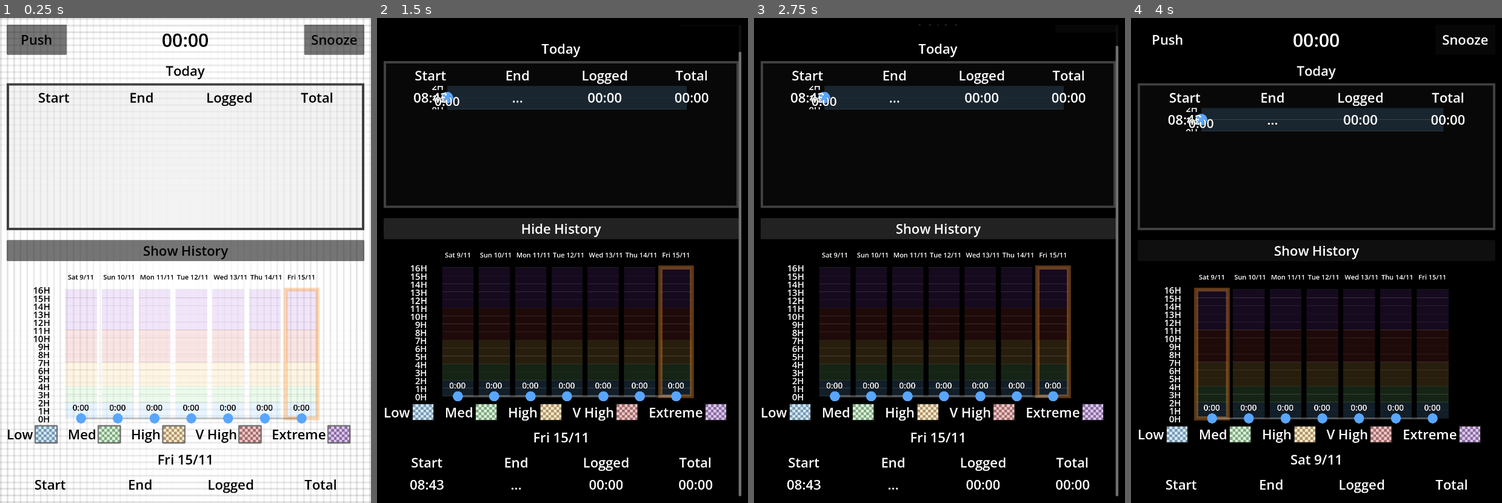
Above: before the commit, frames 1-4 (left to right).
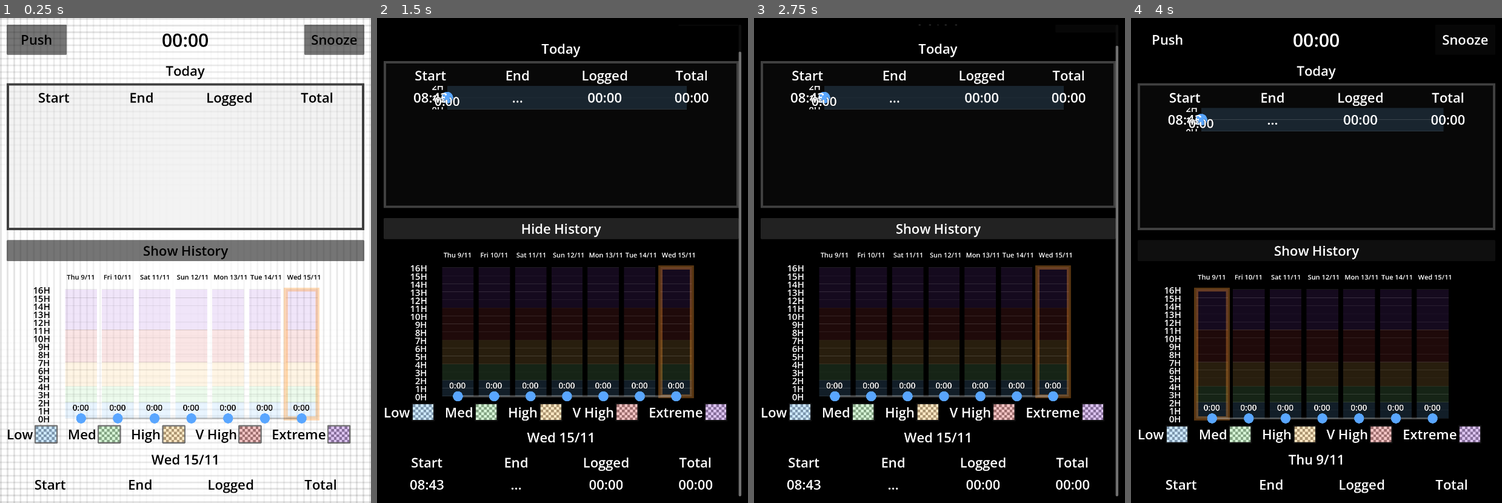
Above: after the commit, the same moments.

Repository: pirosod/productivity-push-timer
Game: Godot game, scene res://scenes/main.tscn
Same seed, same stepped clock (60 frames per second), same inputs: the game is played once before the commit and once after it.
Inputs (mouse positions are in pixels of both pictures, inside the frame that each line leads up to):
- Up to frame 1 (0.25 s): no input
- Up to frame 2 (1.5 s): click "Push" at 0.5 s; click "Show History" at 1.25 s
- Up to frame 3 (2.75 s): click "Hide History" at 2 s
- Up to frame 4 (4 s): click (1212, 255) at 2.75 s, where only the run before the commit has a clickable "Sat 9/11"; click (1212, 275) at 3.5 s, where only the run before the commit has a clickable "Sat 9/11"

The runs differ from the first frame. In frame 1, 0.5% of the frame differs, in the area x 17-87%, y 52-93%; in frame 2, 0.5%; in frame 3, 0.5%; in frame 4, 0.5%.

Commit message:
v0.21
Co-authored-by: Cursor <cursoragent@cursor.com>

Diff:
--- a/scripts/productivity_data.gd
+++ b/scripts/productivity_data.gd
@@ -2,7 +2,7 @@
 
 const DATA_FOLDER_NAME := "Productivity data"
 const DATA_FILE_NAME := "productivity.json"
-const VERSION := 1
+const VERSION := 2
 const DEFAULT_WINDOW_WIDTH := 1110
 const DEFAULT_WINDOW_HEIGHT := 1450
 const LEGACY_WINDOW_WIDTH := 950
@@ -331,6 +331,7 @@
 	if typeof(parsed) != TYPE_DICTIONARY:
 		return
 	_apply_loaded_data(parsed)
+	_migrate_datetime_year_bug()
 
 
 func save_data() -> void:
@@ -411,6 +412,39 @@
 	_dirty = true
 
 
+func _migrate_datetime_year_bug() -> void:
+	if bool(_settings_get("datetime_year_bug_fixed", false)):
+		return
+	var migrated_sessions: Dictionary = {}
+	for day_key in _sessions.keys():
+		var corrected_key := TimeUtils.correct_day_key_year_offset(str(day_key))
+		if not migrated_sessions.has(corrected_key):
+			migrated_sessions[corrected_key] = []
+		for session in _sessions[day_key]:
+			var fixed_session: Dictionary = (session as Dictionary).duplicate()
+			fixed_session["start"] = TimeUtils.correct_iso_year_offset(str(session.get("start", "")))
+			fixed_session["end"] = TimeUtils.correct_iso_year_offset(str(session.get("end", "")))
+			migrated_sessions[corrected_key].append(fixed_session)
+	_sessions = migrated_sessions
+	_daily_totals.clear()
+	for day_key in _sessions.keys():
+		var day_sessions: Array = _sessions[day_key]
+		day_sessions.sort_custom(func(a: Dictionary, b: Dictionary) -> bool:
+			return TimeUtils.unix_from_iso(str(a.get("start", ""))) < TimeUtils.unix_from_iso(
+				str(b.get("start", ""))
+			)
+		)
+		_sessions[day_key] = day_sessions
+		_recompute_day_totals(str(day_key))
+	if not _last_productivity_day_key.is_empty():
+		_last_productivity_day_key = TimeUtils.correct_day_key_year_offset(_last_productivity_day_key)
+	_last_productivity_day_key = TimeUtils.get_productivity_day_key_now()
+	_settings_set("last_productivity_day_key", _last_productivity_day_key)
+	_settings_set("datetime_year_bug_fixed", true)
+	_mark_dirty()
+	save_data()
+
+
 func _add_session_segment(segment: Dictionary) -> void:
 	var day_key: String = segment.get("day_key", "")
 	if day_key.is_empty():
--- a/scripts/time_utils.gd
+++ b/scripts/time_utils.gd
@@ -243,7 +243,7 @@
 	var mp: int = idiv(5 * doy + 2, 153)
 	var d: int = doy - idiv(153 * mp + 2, 5) + 1
 	var m: int = mp + 3 if mp < 10 else mp - 9
-	if mp < 10:
+	if m <= 2:
 		y += 1
 	return {
 		"year": y,
@@ -289,6 +289,34 @@
 	return "%04d-%02d-%02d" % [year, month, day]
 
 
+static func correct_day_key_year_offset(day_key: String) -> String:
+	var parts := day_key.split("-")
+	if parts.size() < 3:
+		return day_key
+	var year := int(parts[0])
+	var month := int(parts[1])
+	var day := int(parts[2])
+	if month >= 3 and month <= 12:
+		year -= 1
+	return date_key(year, month, day)
+
+
+static func correct_iso_year_offset(iso: String) -> String:
+	if iso.is_empty():
+		return iso
+	var parts: PackedStringArray = iso.split("T", false)
+	if parts.size() < 2:
+		return iso
+	var date_bits: PackedStringArray = parts[0].split("-", false)
+	if date_bits.size() < 3:
+		return iso
+	var month := int(date_bits[1])
+	if month < 3 or month > 12:
+		return iso
+	var year := int(date_bits[0]) - 1
+	return "%04d-%s-%sT%s" % [year, date_bits[1], date_bits[2], parts[1]]
+
+
 static func previous_day_key(day_key: String) -> String:
 	var parts := day_key.split("-")
 	var year: int = int(parts[0])
